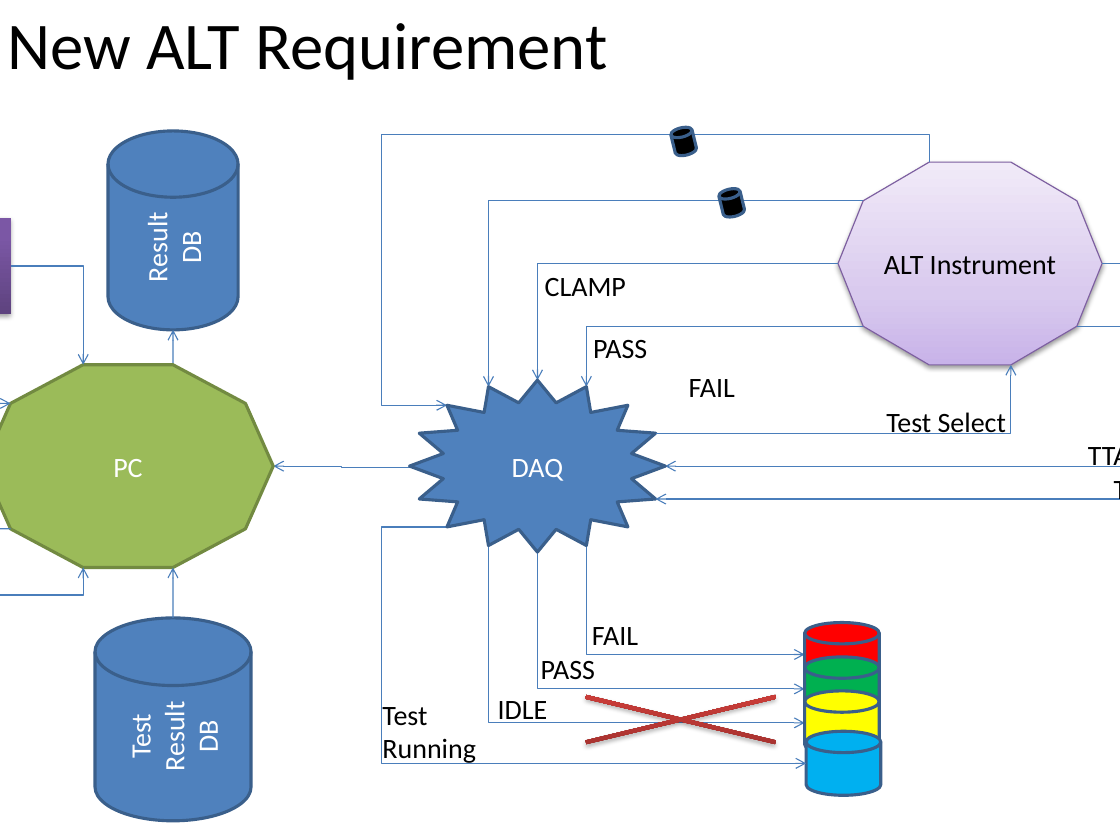
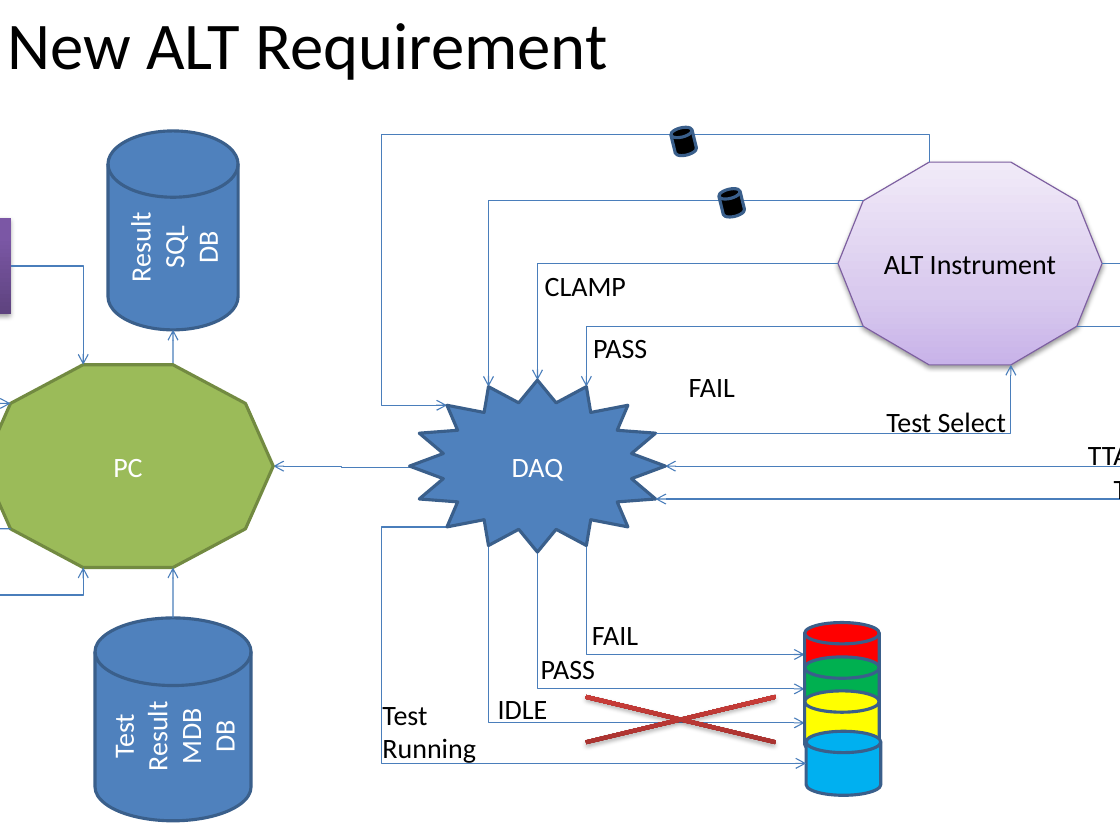
Before and after one commit to Karthi-003/Demo-Project, a slide deck: slide 4 of Documentation/Legacy ALTS vs New ALTS.pptx. Drawn at 1120x840 pixels with LibreOffice and Linux fonts; fonts in the diff are those of the drawing. Boxes give left, top, right and bottom in pixels: in the first picture for what was removed or moved away, otherwise in the second. Text is boxed around its words. In the diff, an @@ line names an element or a change of style, - is before the commit and + after.

```diff
--- a/Documentation/Legacy ALTS vs New ALTS.pptx
+++ b/Documentation/Legacy ALTS vs New ALTS.pptx
@@ text in flow chart magnetic drum at bbox=[124, 219, 225, 280]: text changed @@
-Result DB
+Result SQL DB
@@ text in flow chart magnetic drum at bbox=[107, 708, 242, 769]: text changed @@
-Test Result DB
+Test Result MDB DB
```
Also in this commit, not shown: 1 slide added, 1 other file.
